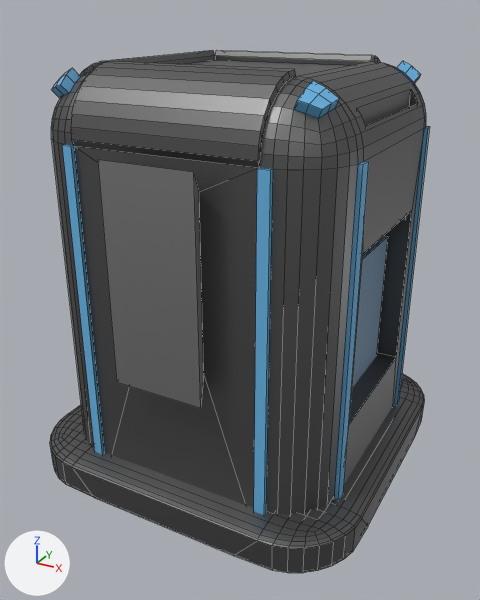
Renders of the Blender file Assets/Model/Interactable Environment/Assembler.blend from each side of a commit.
Camera for both pictures: a 50 mm camera at (1.75, -3.27, 2.58) aimed at (0.01, -0.11, 1.0). The axes (+X, +Y, +Z) are drawn at lower left. The lights are the same throughout. Mesh edges are drawn as thin lines.
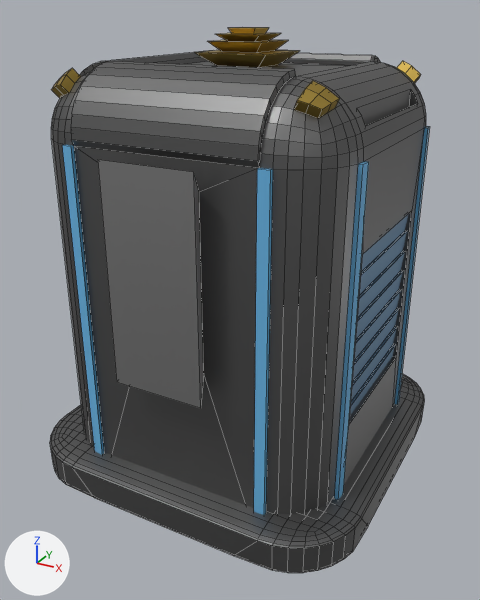
Boxes (x1, y1, x2, y2) around the edits, measured in the pictures (480 x 600 px):
'Cube', reshaped: before (50, 50, 430, 573); after (50, 27, 430, 573)
'AssemblerDoor', added (blue): after (350, 213, 409, 415)
'Cube.001', hidden (blue): before (352, 236, 388, 388)
part 1 of me_cube_001, built on: before (189, 60, 347, 76); after (189, 27, 347, 76)
part 2 of me_cube_001, recoloured (blue to yellow): (51, 61, 421, 119) in both

Edits to the bpy script that builds the scene:
```text
Add mat_antenna:
    mat_antenna = principled_material('Antenna')
    mat_antenna.base_color = (0.448, 0.307, 0.0656)  # yellow #b39648
    mat_antenna.metallic = 1.0
Add mat_door:
    mat_door = principled_material('Door')
    mat_door.base_color = (0.13, 0.237, 0.359)  # blue #6586a2
    mat_door.metallic = 0.843
Change me_cube_001:
    used by ob_cube; location = (0.0, 0.0, 0.1); scale = (1.0, 1.0, 0.1)
    remove me_cube_001.from_pydata(...)  # 1148 vertices, 1133 faces; spans x -1.0..1.0, y -1.0..1.0, z -1.0..22.4
    add me_cube_001.from_pydata(...)  # 1180 vertices, 1165 faces; spans x -1.0..1.0, y -1.0..1.0, z -1.0..23.9
    me_cube_001 part 1
    1 face is deleted
    32 vertices are added at x -0.2..0.2, y -0.2..0.2, z 22.0..23.9
    4 new faces join them, mat_mainbody (grey #757575)
    29 new faces join them, mat_antenna (yellow #b29648)
    me_cube_001 part 2: 46 faces spanning x -0.8..0.8, y -0.8..0.8, z 20.7..22.1 switch from mat_pieces (blue #6bb7e7) to mat_antenna (yellow #b29648)
Add me_cube:
    me_cube.from_pydata(...)  # 64 vertices, 48 faces; spans x -1.0..1.6, y -8.0..8.0, z -1.0..15.0
    me_cube.materials.append(mat_door)  # blue #6586a2
Change ob_cube_001:
    add ob_cube_001.hide_set(True)
Add ob_assemblerdoor:
    ob_assemblerdoor = bpy.data.objects.new('AssemblerDoor', me_cube)
    ob_assemblerdoor.location = (0.796, 0.0, 0.598)
    ob_assemblerdoor.scale = (0.0158, 0.0589, 0.0616)
```
